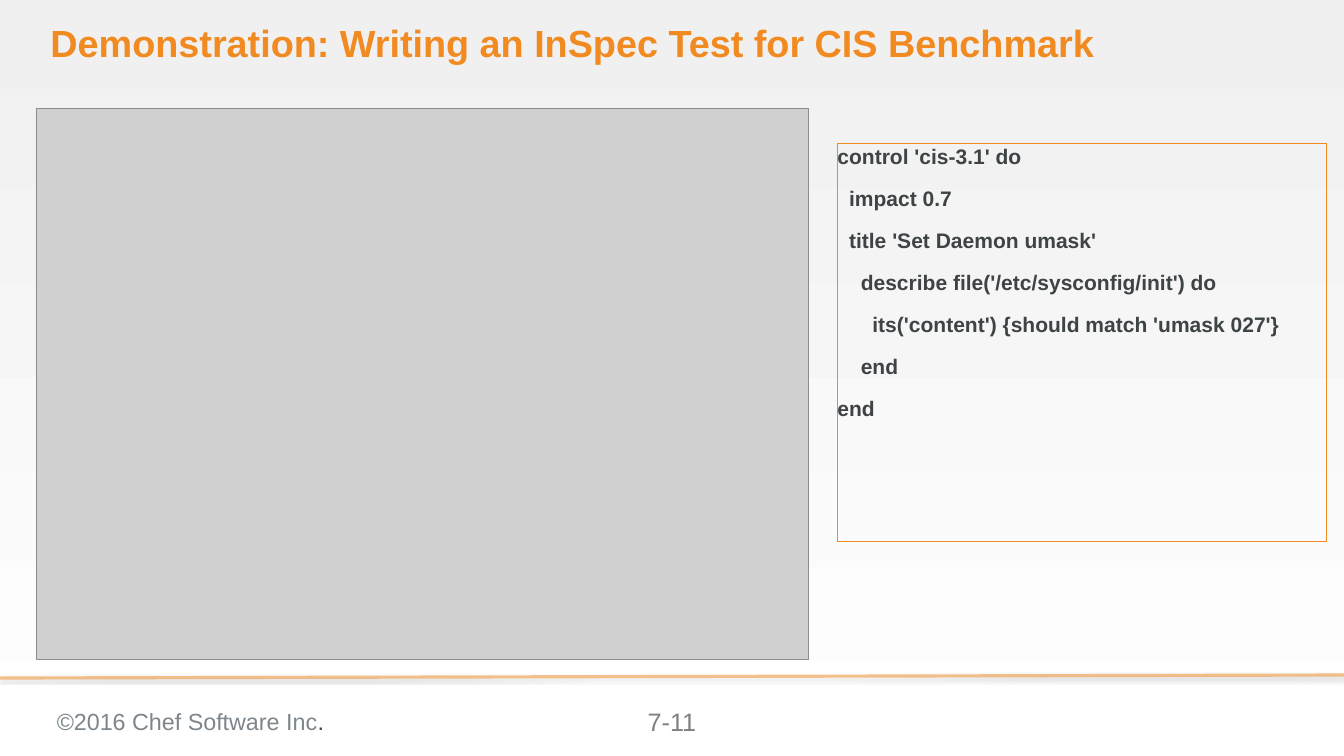
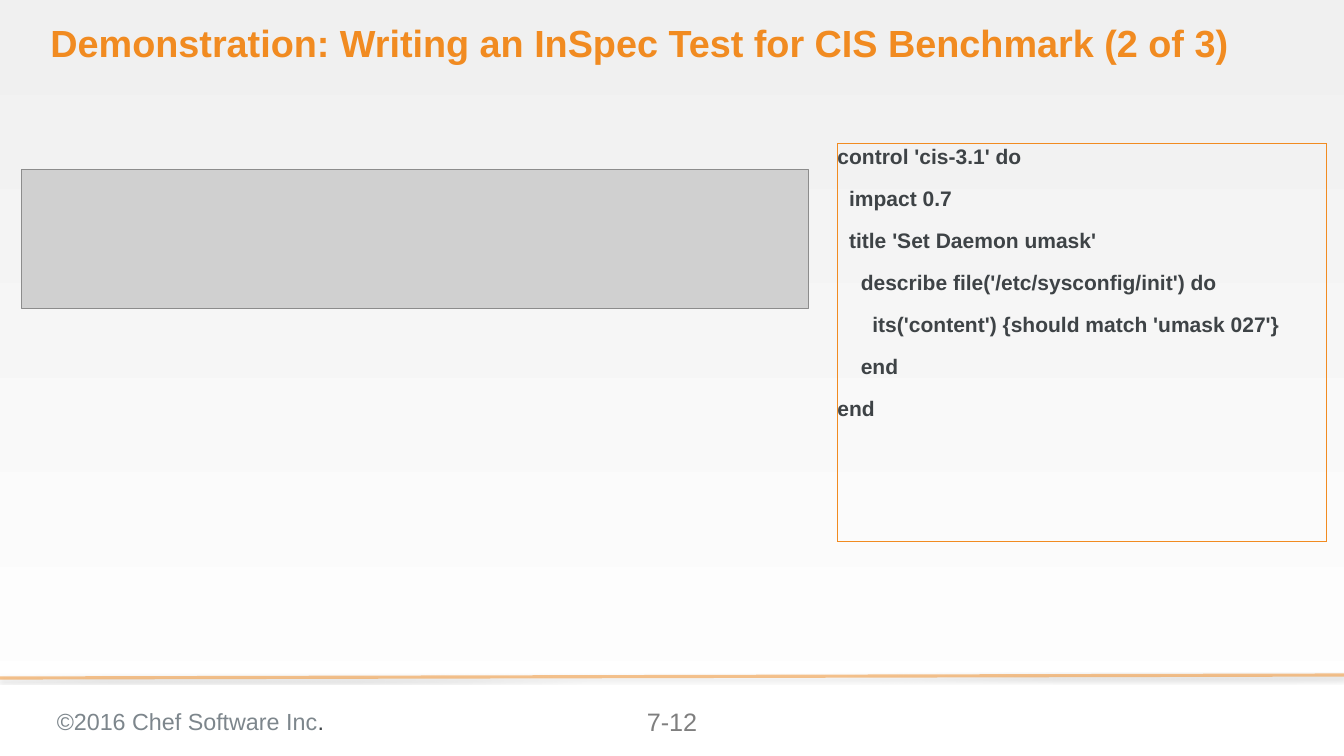
Before and after one commit to bchamby/chef-compliance-installation-configuration-operation, a slide deck: slide 12 of 07-compliance-frameworks-inspec.pptx (slide 11 before the commit). Drawn at 1344x756 pixels with LibreOffice and Linux fonts; fonts in the diff are those of the drawing; grey boxes stand for pictures; background and template pictures are left out. Boxes give left, top, right and bottom in pixels: in the first picture for what was removed or moved away, otherwise in the second. Text is boxed around its words. In the diff, an @@ line names an element or a change of style, - is before the commit and + after.

Commit message:
added InSpec Test for a Windows CIS Benchmark slides

```diff
--- a/07-compliance-frameworks-inspec.pptx
+++ b/07-compliance-frameworks-inspec.pptx
@@ title at (50, 29, 1229, 65): text changed @@
-Demonstration: Writing an InSpec Test for CIS Benchmark
+Demonstration: Writing an InSpec Test for CIS Benchmark (2 of 3)
@@ picture removed at (36, 108, 808, 658) @@
@@ picture added at (21, 169, 808, 308) @@
@@ page number at (647, 713, 697, 731): text changed @@
-7-11
+7-12
```
Also in this commit, not shown: 3 other slides changed, 3 slides added.
